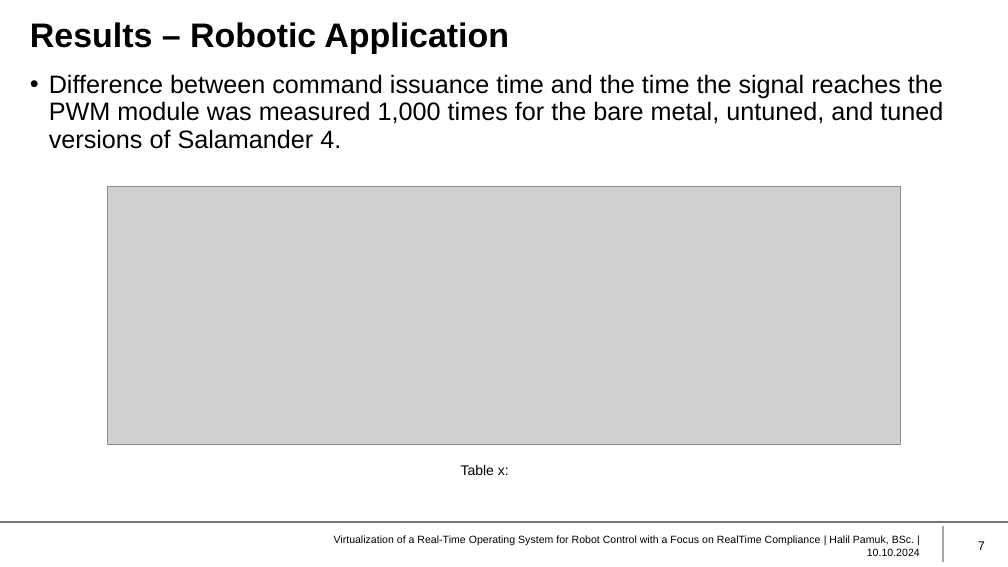
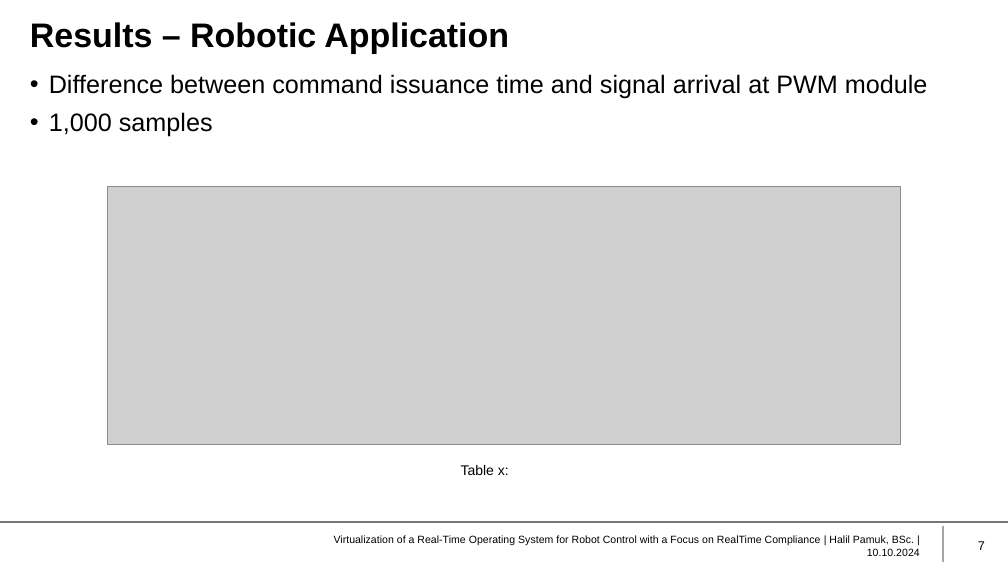
Before and after one commit to HIP24/Masterarbeit, a slide deck: slide 7 of Masterprüfung/Presentation/Presentation.pptx. Drawn at 1008x567 pixels with LibreOffice and Linux fonts; fonts in the diff are those of the drawing; grey boxes stand for pictures; background and template pictures are left out. Boxes give left, top, right and bottom in pixels: in the first picture for what was removed or moved away, otherwise in the second. Text is boxed around its words. In the diff, an @@ line names an element or a change of style, - is before the commit and + after.

```diff
--- a/Masterprüfung/Presentation/Presentation.pptx
+++ b/Masterprüfung/Presentation/Presentation.pptx
@@ text at box(49, 74, 928, 137): text changed @@
-• Difference between command issuance time and the time the signal reaches the PWM module was measured 1,000 times for the bare metal, untuned, and tuned versions of Salamander 4.
+• Difference between command issuance time and signal arrival at PWM module
+• 1,000 samples
```
Also in this commit, not shown: 4 other slides changed, 25 slides added.
